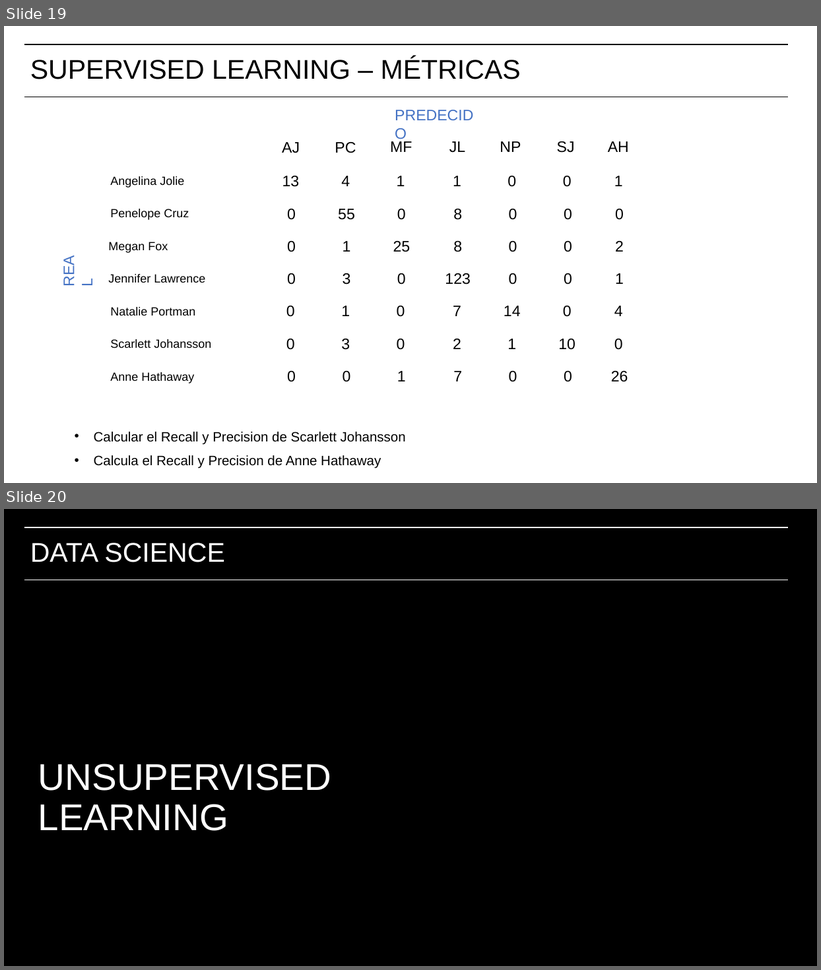
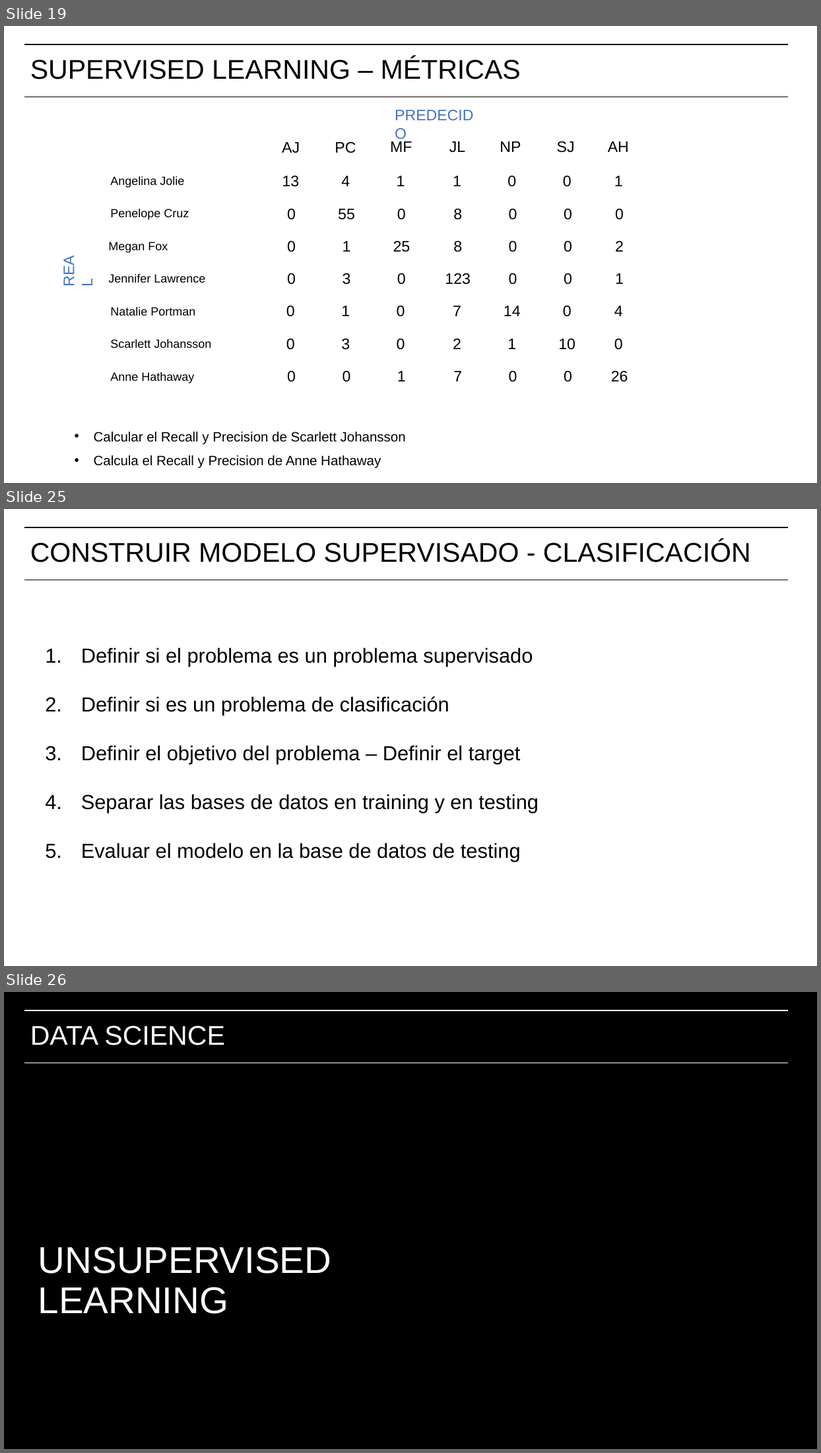
Before and after one commit to carlosgl87/aplicaciones_analiticas_isil, a slide deck: Tercera_Unidad/introduccion_machine_learning.pptx. Shown one above the other, each under a label of ours: slides 19 and 20 before the commit, slides 19, 25 and 26 after it; the slides between them are not shown. The pictures are 821x970 and 821x1453 pixels, drawn with LibreOffice and Linux fonts; fonts in the diff are those of the drawing. Boxes give left, top, right and bottom in pixels: in the first picture for what was removed or moved away, otherwise in the second. Text is boxed around its words. In the diff, an @@ line names an element or a change of style, - is before the commit and + after.

```diff
--- a/Tercera_Unidad/introduccion_machine_learning.pptx
+++ b/Tercera_Unidad/introduccion_machine_learning.pptx
@@ slide 25 added at [4,509,817,966], background #FFFFFF; not listed: 2 template elements that a slide beside it also shows @@
@@ title added at [30,540,751,562], 32 pt, text #000000 @@
+CONSTRUIR MODELO SUPERVISADO - CLASIFICACIÓN
@@ text added at [81,648,539,861], 24 pt, text #000000 @@
+1. Definir si el problema es un problema supervisado
+2. Definir si es un problema de clasificación
+3. Definir el objetivo del problema – Definir el target
+4. Separar las bases de datos en training y en testing
+5. Evaluar el modelo en la base de datos de testing
@@ what was slide 20 is now slide 26 @@
```
Also in this commit, not shown: 5 other slides added.
